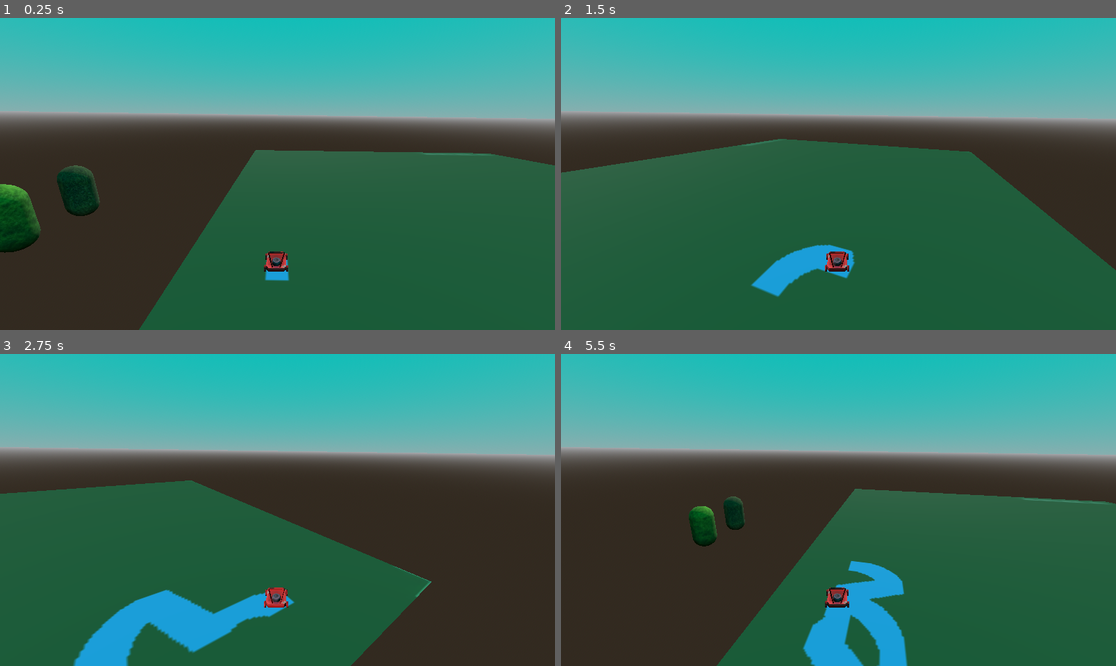
Above: before the commit, frames 1-4 (two rows, left to right).
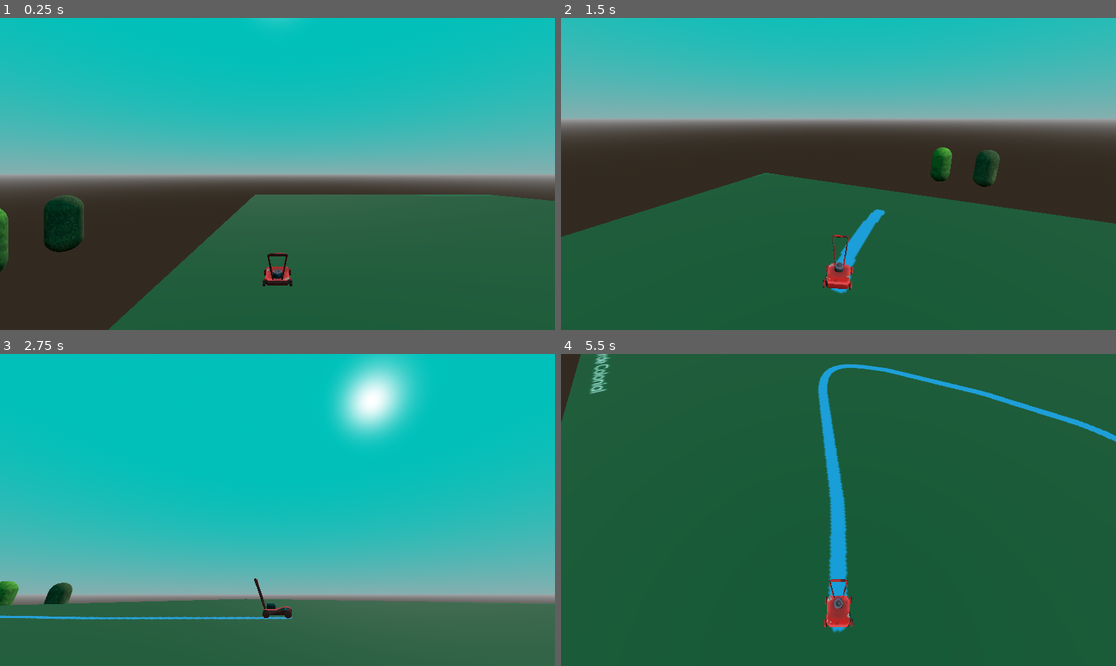
Above: after the commit, the same moments.

Repository: marimesq11/GNOM-IT---Teste
Game: Godot game, scene res://Cenas/cena_teste.tscn
Two runs of this game, one before a commit and one after it. Both use one fixed random seed, a clock stepped at 60 frames per second and the inputs below.
Inputs (mouse positions are in pixels of both pictures, inside the frame that each line leads up to):
- Up to frame 1 (0.25 s): no input
- Up to frame 2 (1.5 s): tap Enter (ui_accept) at 0.5, 0.77, 0.8, 1.07, 1.35 s; move the mouse to (960, 158) at 0.52 s; press the mouse at (960, 158) at 0.53 s; hold D (Andar_Direita) 0.53-1.28 s; move the mouse to (727, 189) at 1.27 s; release the mouse at (727, 189) at 1.28 s; hold S (Andar_Tras) from 1.28 s (still down)
- Up to frame 3 (2.75 s): tap Enter (ui_accept) at 1.52, 1.82, 2.3 s; click (166, 525) at 1.55 s; move the mouse to (333, 441) at 2.02 s; release S (Andar_Tras) at 2.03 s; press the mouse at (333, 441) at 2.03 s; hold D (Andar_Direita) from 2.03 s (still down)
- Up to frame 4 (5.5 s): move the mouse to (810, 572) at 2.77 s; release D (Andar_Direita) at 2.78 s; release the mouse at (810, 572) at 2.78 s; hold W (Andar_Frente) 2.78-3.53 s; click (810, 572) at 2.85 s; tap Enter (ui_accept) at 3.02, 3.32, 3.6, 3.77, 4.07, 4.52, 4.82, 5.3 s; move the mouse to (1005, 556) at 3.52 s; hold A (Andar_Esquerda) 3.53-5.03 s; tap Escape (ui_cancel) at 4.15 s; move the mouse to (672, 463) at 4.27 s; click (672, 463) at 4.35 s; move the mouse to (866, 510) at 5.02 s; press the mouse at (866, 510) at 5.03 s; hold S (Andar_Tras) from 5.03 s (still down)

The runs differ from the first frame. In frame 1, 59% of the frame differs, in the area x 0-100%, y 0-100%; in frame 2, 18%; in frame 3, 90%; in frame 4, 72%.

Commit message:
Camera teste1

Diff:
--- a/gnom-it---ver-1/Cenas/CortadorGrama.tscn
+++ b/gnom-it---ver-1/Cenas/CortadorGrama.tscn
@@ -4,7 +4,7 @@
 [ext_resource type="Texture2D" uid="uid://bi6jox3a60qa" path="res://Assets/Cortador/cortador_0.png" id="2_ak1vr"]
 
 [sub_resource type="BoxShape3D" id="BoxShape3D_a3hm4"]
-size = Vector3(4.7055664, 1.2300415, 4.7196045)
+size = Vector3(4.7055664, 1.20047, 4.7196045)
 
 [sub_resource type="CylinderShape3D" id="CylinderShape3D_ak1vr"]
 height = 0.90426636
@@ -140,27 +140,39 @@
 script = ExtResource("2_757jh")
 
 [node name="CollisionShape3D" type="CollisionShape3D" parent="."]
-transform = Transform3D(1, 0, 0, 0, 1, 0, 0, 0, 1, -0.013916045, -0.26675415, -0.02252196)
+transform = Transform3D(1, 0, 0, 0, 1, 0, 0, 0, 1, -0.013916045, -0.25196838, -0.02252196)
 shape = SubResource("BoxShape3D_a3hm4")
 
 [node name="CollisionShape3D2" type="CollisionShape3D" parent="."]
 transform = Transform3D(1, 0, 0, 0, 1, 0, 0, 0, 1, -0.013916045, 0.7711822, -0.986645)
 shape = SubResource("CylinderShape3D_ak1vr")
 
-[node name="Pivot" type="Marker3D" parent="."]
+[node name="Node3D" type="Node3D" parent="."]
+
+[node name="Pivot" type="Marker3D" parent="Node3D"]
 transform = Transform3D(1, 0, 0, 0, 1, 0, 0, 0, 1, 0.0016623735, 1.1334045, -1.0156474)
 
-[node name="Cylinder2" type="MeshInstance3D" parent="."]
+[node name="Cylinder2" type="MeshInstance3D" parent="Node3D"]
 transform = Transform3D(100, 0, 0, 0, -1.1920929e-05, 99.99999, 0, -99.99999, -1.1920929e-05, 0, 0, 0)
 mesh = SubResource("ArrayMesh_757jh")
 skeleton = NodePath("")
 
-[node name="Cylinder_002" type="MeshInstance3D" parent="."]
+[node name="Cylinder_002" type="MeshInstance3D" parent="Node3D"]
 transform = Transform3D(100, 0, 0, 0, -1.1920929e-05, 99.99999, 0, -99.99999, -1.1920929e-05, 0, 0, 0)
 mesh = SubResource("ArrayMesh_coagh")
 skeleton = NodePath("")
 
-[node name="Cylinder_004" type="MeshInstance3D" parent="."]
+[node name="Cylinder_004" type="MeshInstance3D" parent="Node3D"]
 transform = Transform3D(100, 0, 0, 0, -1.1920929e-05, 99.99999, 0, -99.99999, -1.1920929e-05, 0, 0, 0)
 mesh = SubResource("ArrayMesh_na02i")
 skeleton = NodePath("")
+
+[node name="CameraPivot" type="Node3D" parent="."]
+unique_name_in_owner = true
+
+[node name="SpringArm3D" type="SpringArm3D" parent="CameraPivot"]
+transform = Transform3D(1, 0, 0, 0, 1, 0, 0, 0, 1, 0, 16.565266, -34.320866)
+
+[node name="Camera3D" type="Camera3D" parent="CameraPivot/SpringArm3D"]
+unique_name_in_owner = true
+transform = Transform3D(-1, 0, 8.742278e-08, 0, 1.0000001, 0, -8.742278e-08, 0, -1, 0, 3.7781754, -7.1963844)
--- a/gnom-it---ver-1/Cenas/MeshGrama.gd
+++ b/gnom-it---ver-1/Cenas/MeshGrama.gd
@@ -1,11 +1,16 @@
 extends MeshInstance3D
 
+
 # @onready faz essa variável ser preenchida quando o nó estiver pronto.
-@onready var cortador = $"../../cortador"
-
-# Tamanho do cortador em metros.
-@export var largura_cortador: float = 0.4
-@export var comprimento_cortador: float = 0.6
+@onready var cortador = $"../../cortador/Node3D"
+
+
+# Tamanho do círculo que corta a grama.
+# Esse valor está em unidades do mundo.
+@export var raio_corte: float = 0.18
+
+# Distância que o círculo fica atrás do cortador.
+@export var distancia_atras: float = 0.1
 
 
 # MÁSCARA
@@ -32,50 +37,56 @@
 
 
 # PINTAR O RASTRO
+# PINTAR O RASTRO
 func pintar(posicao: Vector2):
 
-
-
-	# 512 / 20 = 25.6 pixels
+	# Nosso terreno possui 20 unidades
+	# e nossa máscara possui 512 pixels.
+	#
+	# Então:
+	# 512 / 20 = 25.6 pixels por unidade.
 	var pixels_por_metro = 512.0 / 20.0
 
-	# Transforma o tamanho do cortador em metros
-	# para o tamanho correspondente em pixels.
-	var largura_pixels = int(largura_cortador * pixels_por_metro)
-	var comprimento_pixels = int(comprimento_cortador * pixels_por_metro)
-
-	# Posição central do cortador dentro da máscara.
+
+	# Converte o raio do corte
+	# de unidades do mundo para pixels.
+	var raio_pixels = int(raio_corte * pixels_por_metro)
+
+
+	# Centro do círculo dentro da máscara.
 	var centro_x = int(posicao.x)
 	var centro_y = int(posicao.y)
 
-	# Calcula onde começa e termina a área do cortador.
-	# Exemplo:
-	#
-	#       centro
-	#         ↓
-	#    |---------|
-	# inicio       fim
-	#
-	# max() e min() impedem que tentemos acessar
-	# pixels fora da imagem.
-	var inicio_x = max(centro_x - largura_pixels / 2, 0)
-	var fim_x = min(centro_x + largura_pixels / 2, 511)
-
-	var inicio_y = max(centro_y - comprimento_pixels / 2, 0)
-	var fim_y = min(centro_y + comprimento_pixels / 2, 511)
-
-
-	# Percorre somente a área ocupada pelo cortador.
+
+	# Calcula apenas a região próxima do círculo.
+	var inicio_x = max(centro_x - raio_pixels, 0)
+	var fim_x = min(centro_x + raio_pixels, 511)
+
+	var inicio_y = max(centro_y - raio_pixels, 0)
+	var fim_y = min(centro_y + raio_pixels, 511)
+
+
 	for y in range(inicio_y, fim_y + 1):
 		for x in range(inicio_x, fim_x + 1):
 
-			if mascara.get_pixel(x, y) != Color.BLACK:
-
-				# Pinta de preto.
-				# preto = mostrar textura de baixo.
-				mascara.set_pixel(x, y, Color.BLACK)
-
-				pixels_cortados += 1
+			# Calcula a distância entre
+			# esse pixel e o centro do círculo.
+			var distancia = Vector2(x, y).distance_to(posicao)
+
+
+			# Se estiver dentro do círculo...
+			if distancia <= raio_pixels:
+
+				# Verifica se esse pedaço
+				# ainda não tinha sido cortado.
+				if mascara.get_pixel(x, y) != Color.BLACK:
+
+					# Pinta de preto.
+					mascara.set_pixel(x, y, Color.BLACK)
+
+					# Conta mais um pixel cortado.
+					pixels_cortados += 1
+
 
 
 func mundo_para_mascara(posicao: Vector3) -> Vector2:
@@ -176,25 +187,36 @@
 
 # RASTRO DO CORTADOR
 
+# RASTRO DO CORTADOR
+
 func _process(_delta):
 
-	# Pega a posição atual do cortador no mundo 3D.
-	var posicao_cortador = cortador.global_position
-
-
-	# Converte a posição do mundo para
-	# uma posição dentro da máscara.
-	var posicao_mascara = mundo_para_mascara(posicao_cortador)
-
-
-	# Pinta de preto a região onde
-	# o cortador está passando.
+	# Na Godot, o eixo Z do objeto aponta para trás
+	# considerando que a frente dele seja -Z.
+	var direcao_atras = cortador.global_transform.basis.z.normalized()
+
+
+	# Calcula uma posição um pouco atrás do cortador.
+	#
+	# 🚜 -----> posição do círculo de corte
+	var posicao_corte = (
+		cortador.global_position
+		+ direcao_atras * distancia_atras
+	)
+
+
+	# Converte a posição do círculo
+	# para uma posição dentro da máscara.
+	var posicao_mascara = mundo_para_mascara(posicao_corte)
+
+
+	# Pinta o círculo.
 	pintar(posicao_mascara)
 
 
-	# Atualiza a ImageTexture.
+	# Atualiza a textura.
 	textura_mascara.update(mascara)
 
 
-	# Verifica se 95% da grama já foi cortada.
+	# Verifica se 95% da grama foi cortada.
 	verificar_vitoria()
--- a/gnom-it---ver-1/Cenas/cena_teste.tscn
+++ b/gnom-it---ver-1/Cenas/cena_teste.tscn
@@ -18,7 +18,7 @@
 shader_parameter/textura_baixo = ExtResource("2_j7xbl")
 
 [sub_resource type="BoxShape3D" id="BoxShape3D_w4tno"]
-size = Vector3(20, 0.1, 20)
+size = Vector3(20, 0.01, 20)
 
 [sub_resource type="CapsuleMesh" id="CapsuleMesh_sqgjq"]
 
@@ -68,10 +68,9 @@
 surface_material_override/0 = SubResource("StandardMaterial3D_xu8hi")
 
 [node name="cortador" parent="." instance=ExtResource("1_tyifh")]
-transform = Transform3D(0.1, 0, 0, 0, 0.1, 0, 0, 0, 0.1, 8.084903, 0.45306277, -3.9489002)
-
-[node name="Camera3D" type="Camera3D" parent="cortador"]
-transform = Transform3D(-9.999025, 0.13962193, -8.6487444e-07, 0.13407852, 9.602049, 2.789743, 0.038951755, 2.7894707, -9.602986, 0, 27.548138, -33.560375)
+transform = Transform3D(0.1, 0, 0, 0, 0.1, 0, 0, 0, 0.1, 8.084903, 0.10321462, -3.9489002)
+move_speed = 5.0
+acceleration = 6.5
 
 [node name="Ambiente" type="Node3D" parent="."]
 
@@ -82,3 +81,5 @@
 environment = SubResource("Environment_1w6ss")
 camera_attributes = SubResource("CameraAttributesPractical_w4tno")
 compositor = SubResource("Compositor_yja4k")
+
+[editable path="cortador"]
--- /dev/null
+++ b/gnom-it---ver-1/Cenas/spring_arm_3d.gd
@@ -0,0 +1,16 @@
+extends SpringArm3D
+
+@export var mouse_sensitivity := 0.05
+
+
+func _ready() -> void:
+	Input.mouse_mode = Input.MOUSE_MODE_CAPTURED
+
+
+func _unhandled_input(event: InputEvent) -> void:
+	if event is InputEventMouseMotion:
+		rotation_degrees.x -= event.relative.y * mouse_sensitivity
+		rotation_degrees.x = clamp(rotation_degrees.x, -90.0, 30.0)
+
+		rotation_degrees.y -= event.relative.x * mouse_sensitivity
+		rotation_degrees.y = wrapf(rotation_degrees.y, 0.0, 360.0)
--- a/gnom-it---ver-1/Script/CortadorDeGrama.gd
+++ b/gnom-it---ver-1/Script/CortadorDeGrama.gd
@@ -1,52 +1,88 @@
 extends CharacterBody3D
 
+@onready var _model : Node3D = $Node3D
 
-const SPEED = 2.0
-const JUMP_VELOCITY = 4.5
-const ROTATION_SPEED = 1
+@export_group("Camera")
+@export_range(0.0, 1.0) var mouse_sensitivity := 0.25
+@export var tilt_upper_limit := PI / 3.0
+@export var tilt_lower_limit := -PI / 8.0
+
+@export_group("Movement")
+@export var move_speed := 2.0
+@export var acceleration := 5.0
+@export var rotation_speed := 3
+
+var _camera_input_direction := Vector2.ZERO
+
+@onready var _camera_pivot: Node3D = %CameraPivot
+@onready var _camera: Camera3D = %Camera3D
+
+
+func _input(event: InputEvent) -> void:
+	if event.is_action_pressed("left_click"):
+		Input.mouse_mode = Input.MOUSE_MODE_CAPTURED
+
+	if event.is_action_pressed("ui_cancel"):
+		Input.mouse_mode = Input.MOUSE_MODE_VISIBLE
+
+
+func _unhandled_input(event: InputEvent) -> void:
+	var is_camera_motion := (
+		event is InputEventMouseMotion and
+		Input.get_mouse_mode() == Input.MOUSE_MODE_CAPTURED
+	)
+
+	if is_camera_motion:
+		_camera_input_direction = event.screen_relative * mouse_sensitivity
 
 
 func _physics_process(delta: float) -> void:
-	# Gravidade
-	if not is_on_floor():
-		velocity += get_gravity() * delta
+	# Rotação da câmera
+	_camera_pivot.rotation.x += _camera_input_direction.y * delta
+	_camera_pivot.rotation.x = clamp(
+		_camera_pivot.rotation.x,
+		tilt_lower_limit,
+		tilt_upper_limit
+	)
 
-	# Pulo
-	if Input.is_action_just_pressed("ui_accept") and is_on_floor():
-		velocity.y = JUMP_VELOCITY
+	_camera_pivot.rotation.y -= _camera_input_direction.x * delta
+
+	_camera_input_direction = Vector2.ZERO
+
 
 	# Movimento
-	var input_dir := Input.get_vector(
+	var raw_input := Input.get_vector(
 		"Andar_Esquerda",
 		"Andar_Direita",
 		"Andar_Frente",
 		"Andar_Tras"
 	)
 
-	var direction := (
-		transform.basis * Vector3(input_dir.x, 0, input_dir.y)
-	).normalized()
+	var forward := _camera.global_basis.z
+	var right := _camera.global_basis.x
 
-	if direction:
-		velocity.x = -direction.x * SPEED
-		velocity.z = -direction.z * SPEED
+	var move_direction := forward * raw_input.y + right * raw_input.x
 
-		# Rotação suave
-		rotacionar_para_movimento(-direction, delta)
+	move_direction.y = 0.0
+	move_direction = move_direction.normalized()
 
-	else:
-		velocity.x = -move_toward(velocity.x, 0, SPEED)
-		velocity.z = -move_toward(velocity.z, 0, SPEED)
+	velocity = velocity.move_toward(
+		move_direction * move_speed,
+		acceleration * delta
+	)
 
 	move_and_slide()
 
 
-func rotacionar_para_movimento(direction: Vector3, delta: float) -> void:
-	if direction.length() > 0.01:
-		var angulo_alvo = atan2(direction.x, direction.z)
+	# Faz o personagem olhar para onde está andando
+	if move_direction.length() > 0.1:
+		var target_rotation := atan2(
+			move_direction.x,
+			move_direction.z
+		)
 
-		rotation.y = lerp_angle(
-			rotation.y,
-			angulo_alvo,
-			ROTATION_SPEED * delta
+		_model.rotation.y = lerp_angle(
+			_model.rotation.y,
+			target_rotation,
+			rotation_speed * delta
 		)
--- a/gnom-it---ver-1/project.godot
+++ b/gnom-it---ver-1/project.godot
@@ -46,3 +46,8 @@
 "events": [Object(InputEventKey,"resource_local_to_scene":false,"resource_name":"","device":0,"window_id":0,"alt_presse …(189 unchanged characters)…
 ]
 }
+left_click={
+"deadzone": 0.2,
+"events": [Object(InputEventMouseButton,"resource_local_to_scene":false,"resource_name":"","device":-1,"window_id":0,"alt_pressed":false,"shift_pressed":false,"ctrl_pressed":false,"meta_pressed":false,"button_mask":0,"position":Vector2(0, 0),"global_position":Vector2(0, 0),"factor":1.0,"button_index":1,"canceled":false,"pressed":false,"double_click":false,"script":null)
+]
+}
Not shown, added: gnom-it---ver-1/Cenas/spring_arm_3d.gd.uid
